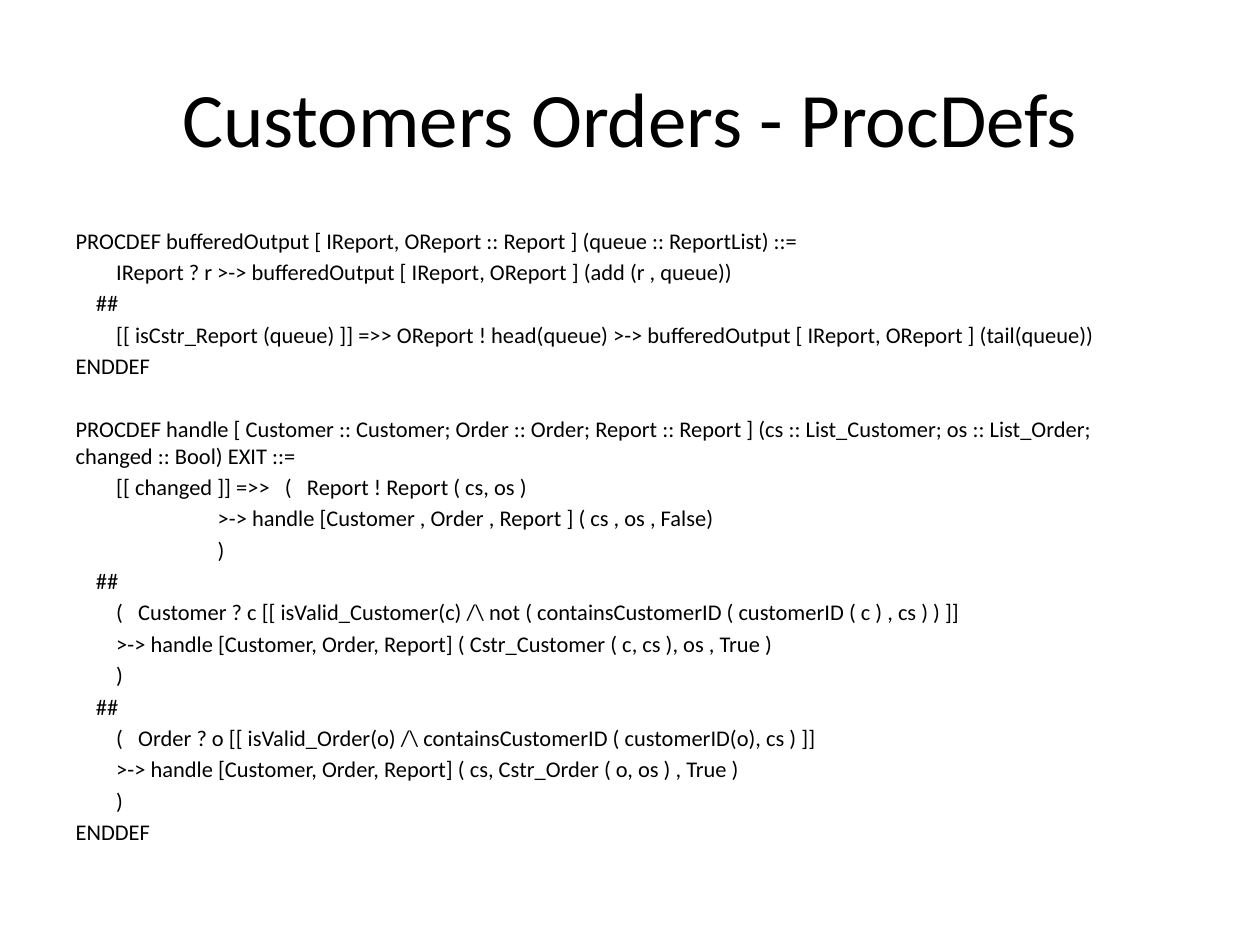
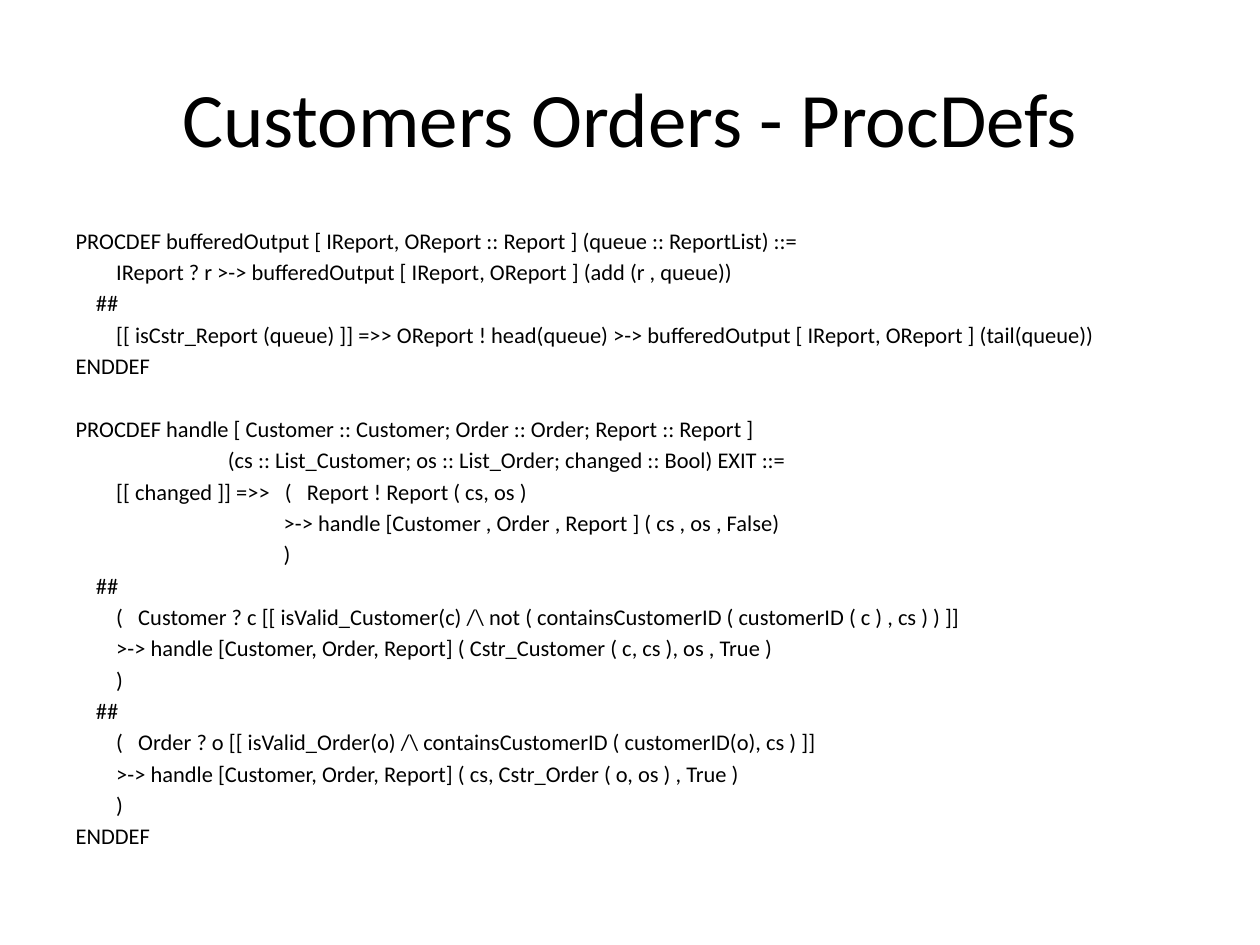
Before and after one commit to TorXakis/TorXakis, a slide deck: slide 11 of examps/CustomersOrders/CustomersOrders.pptx (slide 9 before the commit). Drawn at 1260x945 pixels with LibreOffice and Linux fonts; fonts in the diff are those of the drawing. Boxes give left, top, right and bottom in pixels: in the first picture for what was removed or moved away, otherwise in the second. Text is boxed around its words. In the diff, an @@ line names an element or a change of style, - is before the commit and + after.

```diff
--- a/examps/CustomersOrders/CustomersOrders.pptx
+++ b/examps/CustomersOrders/CustomersOrders.pptx
@@ text at [76,421,757,472]: text changed @@
-PROCDEF handle [ Customer :: Customer; Order :: Order; Report :: Report ] (cs :: List_Customer; os :: List_Order; changed :: Bool) EXIT ::=
+PROCDEF handle [ Customer :: Customer; Order :: Order; Report :: Report ]
+(cs :: List_Customer; os :: List_Order; changed :: Bool) EXIT ::=
```
Also in this commit, not shown: 8 other slides changed, 2 slides added.
